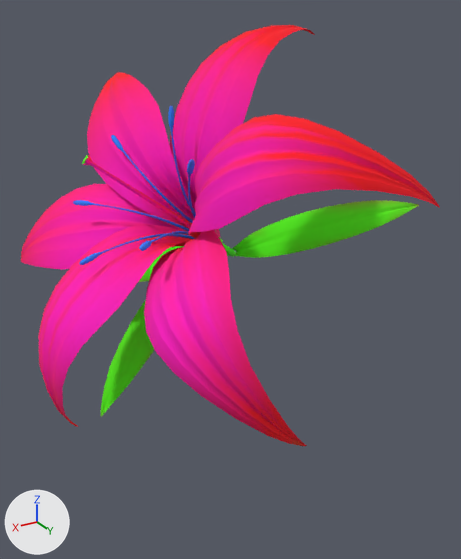
The glTF model public/models/lily.glb as it was, and as the next commit left it.
The view is the same before and after, from a camera (50 mm lens) standing at (0.349, 0.633, 0.424) and looking at (-0.027, 0.008, 0.111). The axes (+X, +Y, +Z) are drawn at lower left. The lights are the same throughout. The first picture is the older version. Vertices at exactly the same position are counted once.

The first picture shows 'Cone009_Material #26_0'.
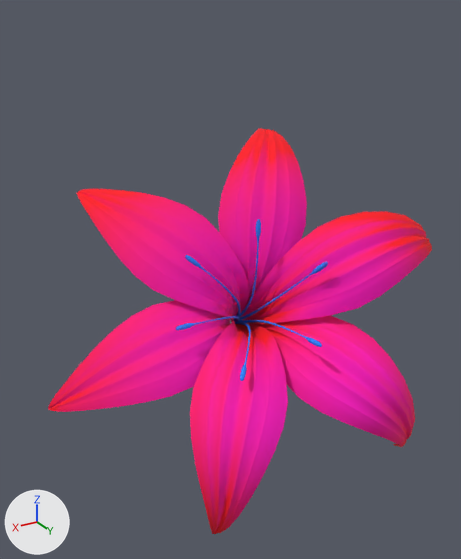
Location of each change, [x1, y1, x2, y2] in pixels of the pictures (461 x 559 px; the box of a moved part takes in the faces that stretch with it):
'Cone009_Material #26_0', reshaped (8% narrower)
    before: [21, 25, 440, 446]
    after: [48, 128, 432, 534]
part 1 of me_cone009_material__26_0, moved or reshaped
    before: [38, 225, 192, 427]
    after: [190, 321, 288, 534]
part 2 of me_cone009_material__26_0, moved or reshaped
    before: [144, 230, 307, 446]
    after: [251, 316, 415, 447]
part 3 of me_cone009_material__26_0, moved or reshaped
    before: [188, 114, 440, 238]
    after: [241, 211, 432, 324]
part 4 of me_cone009_material__26_0, moved or reshaped
    before: [170, 25, 315, 237]
    after: [218, 128, 307, 313]
part 5 of me_cone009_material__26_0, moved or reshaped
    before: [87, 72, 195, 232]
    after: [77, 189, 249, 322]
part 6 of me_cone009_material__26_0, moved or reshaped
    before: [73, 106, 196, 265]
    after: [176, 219, 328, 381]
part 7 of me_cone009_material__26_0, deleted (pink)
    before: [21, 184, 180, 270]
part 8 of me_cone009_material__26_0, deleted
    before: [82, 155, 192, 228]
part 9 of me_cone009_material__26_0, deleted (mostly hidden)
    before: [139, 246, 228, 282]
part 10 of me_cone009_material__26_0, deleted (green)
    before: [232, 200, 419, 258]
part 11 of me_cone009_material__26_0, moved or reshaped
    before: [100, 237, 236, 417]
    after: [48, 300, 231, 412]

Diff of the bpy script that builds the scene:
```diff
--- a/public/models/lily.glb.py
+++ b/public/models/lily.glb.py
@@ me_cone009_material__26_0 @@
 # used by ob_cone009_material__26_0; location = (0.0, 0.0, 0.0)
-me_cone009_material__26_0.from_pydata(...)  # 9044 vertices, 17160 faces; spans x -0.229..0.229, y -0.268..0.268, z 0.0..0.405
+me_cone009_material__26_0.from_pydata(...)  # 6961 vertices, 13200 faces; spans x -0.29..0.21, y -0.125..0.226, z -0.142..0.276
+# me_cone009_material__26_0 part 1: the loose piece of 779 vertices spanning x 0.011..0.229, y 0.036..0.133, z 0.007..0.217 is turned 45 degrees about the z axis through its middle and scaled by 1.05, then moved by (-0.121, 0.013, -0.144)
+# me_cone009_material__26_0 part 2: the loose piece of 779 vertices spanning x 0.008..0.158, y 0.038..0.265, z 0.042..0.235 is turned 45 degrees about the z axis through its middle and scaled by 1.05, then moved by (-0.161, -0.032, -0.143)
+# me_cone009_material__26_0 part 3: the loose piece of 779 vertices spanning x -0.1..0.096, y 0.038..0.268, z 0.176..0.341 is turned 45 degrees about the z axis through its middle and scaled by 1.05, then moved by (-0.14, -0.096, -0.136)
+# me_cone009_material__26_0 part 4: the loose piece of 779 vertices spanning x -0.111..0.069, y 0.029..0.126, z 0.177..0.405 is turned 45 degrees about the z axis through its middle and scaled by 1.05, then moved by (-0.079, -0.091, -0.135)
+# me_cone009_material__26_0 part 5: the loose piece of 779 vertices spanning x 0.01..0.126, y -0.142..0.067, z 0.177..0.353 is turned 45 degrees about the z axis through its middle and scaled by 1.05, then moved by (-0.017, 0.005, -0.136)
+# me_cone009_material__26_0 part 6: the loose piece of 2287 vertices spanning x 0.012..0.185, y 0.011..0.163, z 0.177..0.338 is turned 45 degrees about the z axis through its middle and scaled by 1.05, then moved by (-0.117, -0.004, -0.137)
+# me_cone009_material__26_0 part 7: the loose piece of 779 vertices spanning x 0.012..0.199, y -0.128..0.068, z 0.137..0.249 is deleted
+# me_cone009_material__26_0 part 8: the loose piece of 608 vertices spanning x 0.031..0.167, y 0.051..0.08, z 0.191..0.298 is deleted
+# me_cone009_material__26_0 part 9: the loose piece of 289 vertices spanning x -0.087..0.15, y -0.117..-0.068, z 0.097..0.136 is deleted
+# me_cone009_material__26_0 part 10: the loose piece of 289 vertices spanning x -0.229..-0.046, y -0.025..0.114, z 0.13..0.211 is deleted
+# me_cone009_material__26_0 part 11: 896 vertices removed from x -0.123..0.166, y -0.268..0.073, z 0.0..0.204; 778 vertices added at x -0.046..0.21, y -0.021..0.092, z -0.005..0.112
 me_cone009_material__26_0.materials.append(mat_material_26)
```
